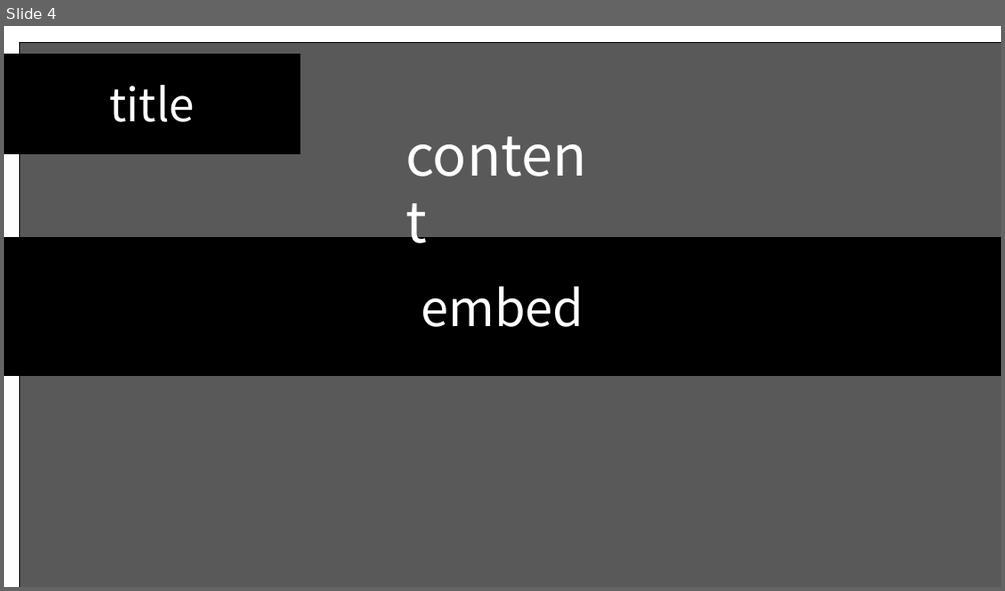
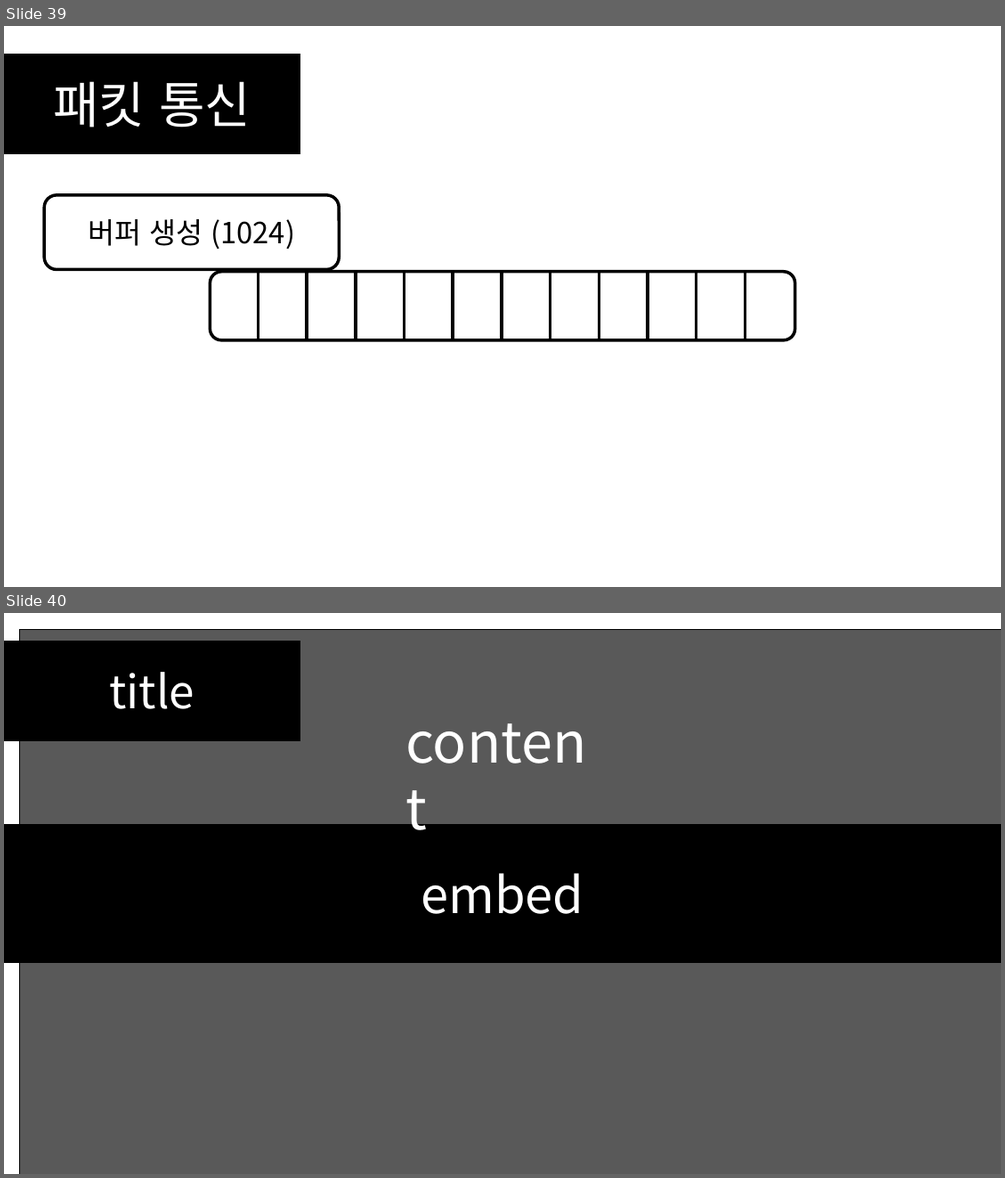
Before and after one commit to SEH00N/SDLU, a slide deck: ServerLecture/PT/6강 멀티스레드 서버 제작.pptx. Shown one above the other, each under a label of ours: slide 4 before the commit, slides 39 and 40 after it. The pictures are 1005x591 and 1005x1178 pixels, drawn with LibreOffice and Linux fonts; fonts in the diff are those of the drawing. Boxes give left, top, right and bottom in pixels: in the first picture for what was removed or moved away, otherwise in the second. Text is boxed around its words. In the diff, an @@ line names an element or a change of style, - is before the commit and + after.

```diff
--- a/ServerLecture/PT/6강 멀티스레드 서버 제작.pptx
+++ b/ServerLecture/PT/6강 멀티스레드 서버 제작.pptx
@@ slide 39 added at (4,26,1001,587), background #FFFFFF @@
@@ rectangle added at (4,54,300,154), fill #000000, outline #000000 1 pt, 48 pt, text #FFFFFF @@
+패킷 통신
@@ rounded rectangle added at (44,195,339,270), fill #FFFFFF, outline #000000 3 pt, 28 pt, text #000000 @@
+버퍼 생성 (1024)
@@ group added at (210,272,794,340): 11 lines, 1 rounded rectangle @@
@@ what was slide 4 is now slide 40 @@
```
Also in this commit, not shown: 37 other slides added, 2 slides removed, 1 other file.
